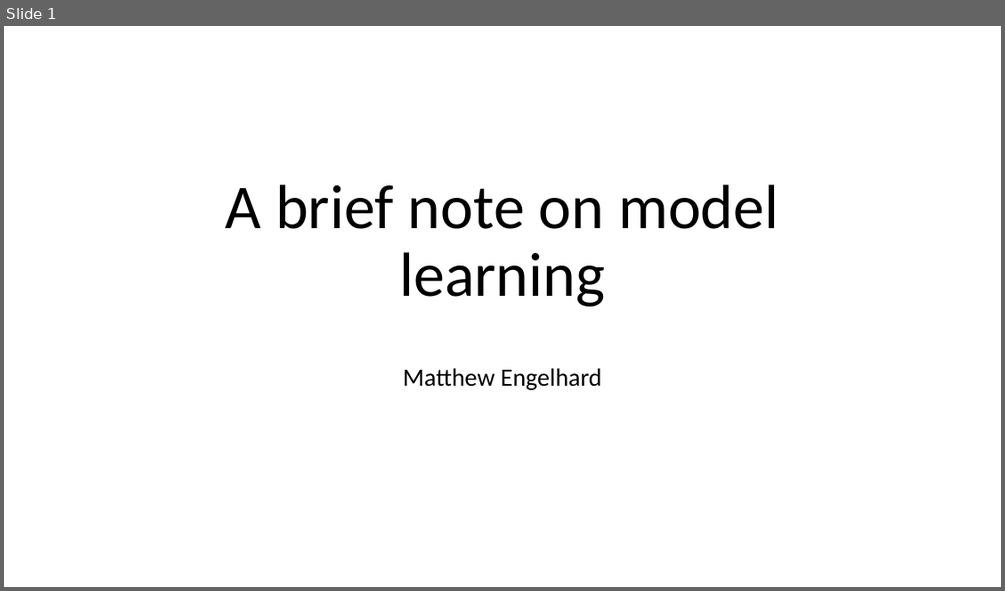
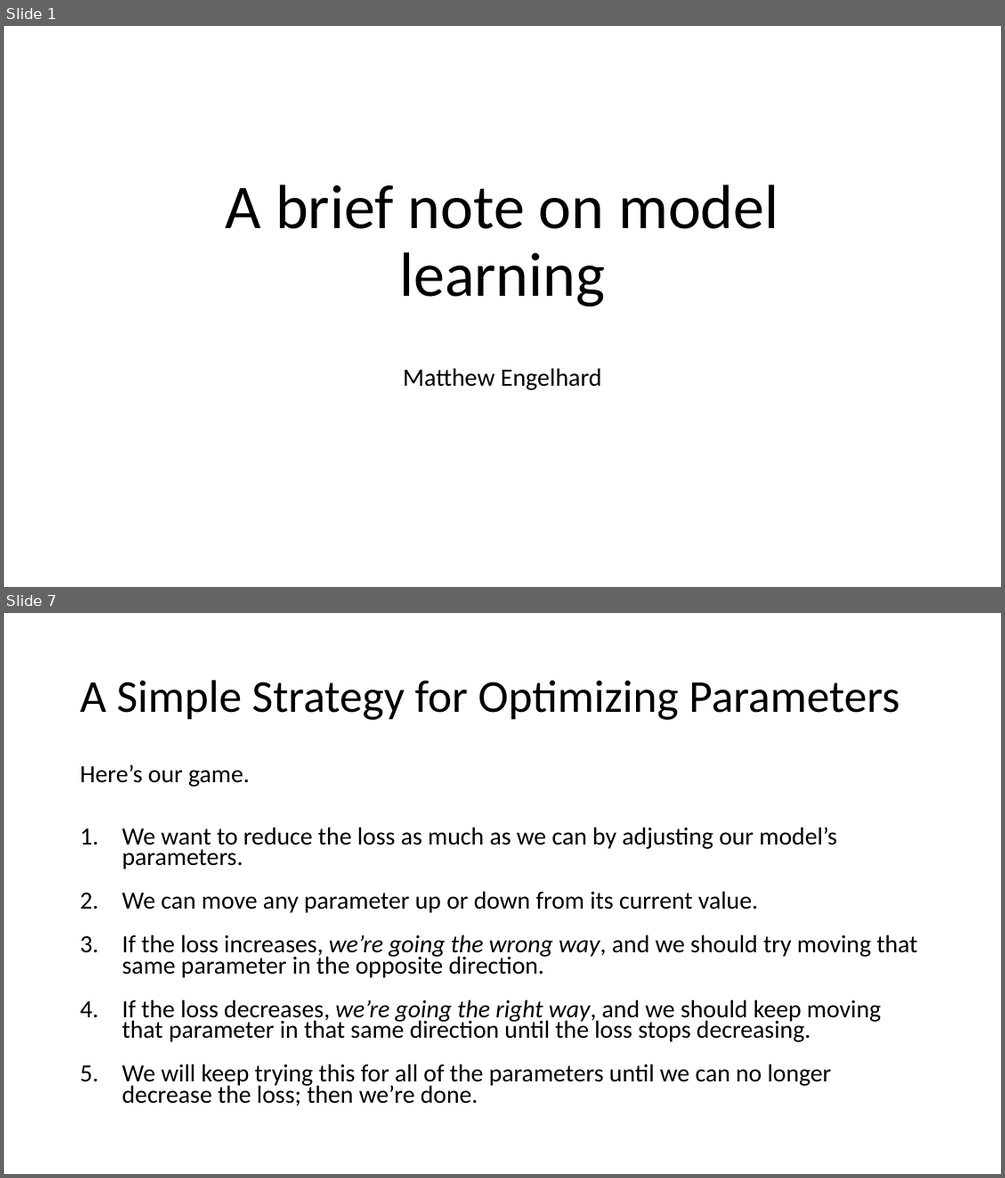
Before and after one commit to mengelhard/mmci_applied_ds, a slide deck: lectures/model_learning_brief.pptx. Shown one above the other, each under a label of ours: slide 1 before the commit, slides 1 and 7 after it; the slides between them are not shown. The pictures are 1005x591 and 1005x1178 pixels, drawn with LibreOffice and Linux fonts; fonts in the diff are those of the drawing. Boxes give left, top, right and bottom in pixels: in the first picture for what was removed or moved away, otherwise in the second. Text is boxed around its words. In the diff, an @@ line names an element or a change of style, - is before the commit and + after.

```diff
--- a/lectures/model_learning_brief.pptx
+++ b/lectures/model_learning_brief.pptx
@@ slide 7 added at (4,613,1001,1174), background #FFFFFF @@
@@ title added at (80,680,899,720), 44 pt, text #000000 @@
+A Simple Strategy for Optimizing Parameters
@@ text added at (80,764,917,1106), 23.8 pt, text #000000 @@
+Here’s our game.
+1. We want to reduce the loss as much as we can by adjusting our model’s parameters.
+2. We can move any parameter up or down from its current value.
+3. If the loss increases, we’re going the wrong way, and we should try moving that same parameter in the opposite direction.
+4. If the loss decreases, we’re going the right way, and we should keep moving that parameter in that same direction until the loss stops decreasing.
+5. We will keep trying this for all of the parameters until we can no longer decrease the loss; then we’re done.
```
Also in this commit, not shown: 3 slides changed, 6 other slides added, 3 other files.
